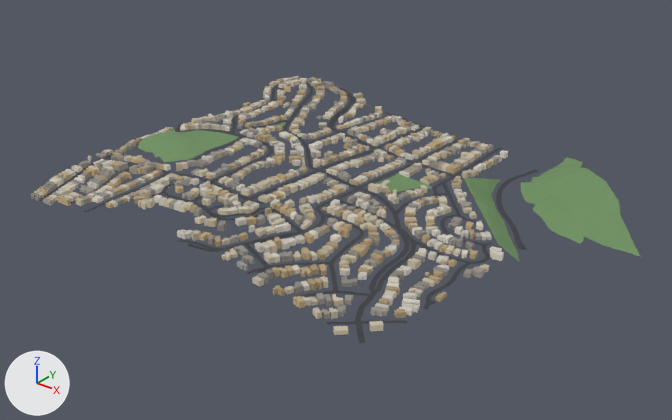
The glTF model public/tiles/tile_6_16.glb: old version first, new version second.
The view is the same before and after, from a camera (50 mm lens) standing at (-913.0, -5597.0, 914.0) and looking at (-1929.0, -4326.0, 126.0). Every picture has the same lights, and +X, +Y and +Z are marked at lower left. The picture after the commit comes second. Where no turn or scale is listed for an object, it has been applied to the vertices.

Objects in the first picture: 'bld_6_16', 'grn_6_16', 'road_6_16'.
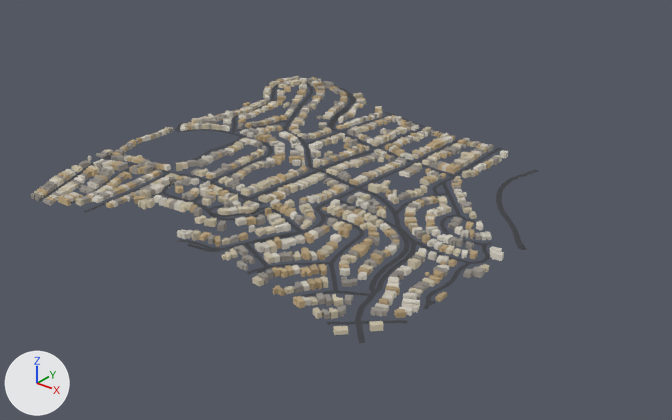
Patch to the scene script:
```diff
--- a/public/tiles/tile_6_16.glb.py
+++ b/public/tiles/tile_6_16.glb.py
@@ ob_grn_6_16 @@
-ob_grn_6_16 = bpy.data.objects.new('grn_6_16', me_grn_6_16)
-ob_grn_6_16.location = (-1877.0, -4144.0, 173.0)
```

What differs and where, as boxes [x1, y1, x2, y2] in the pictures (672 x 420 px):
'grn_6_16', deleted
    before: [138, 122, 641, 261]
